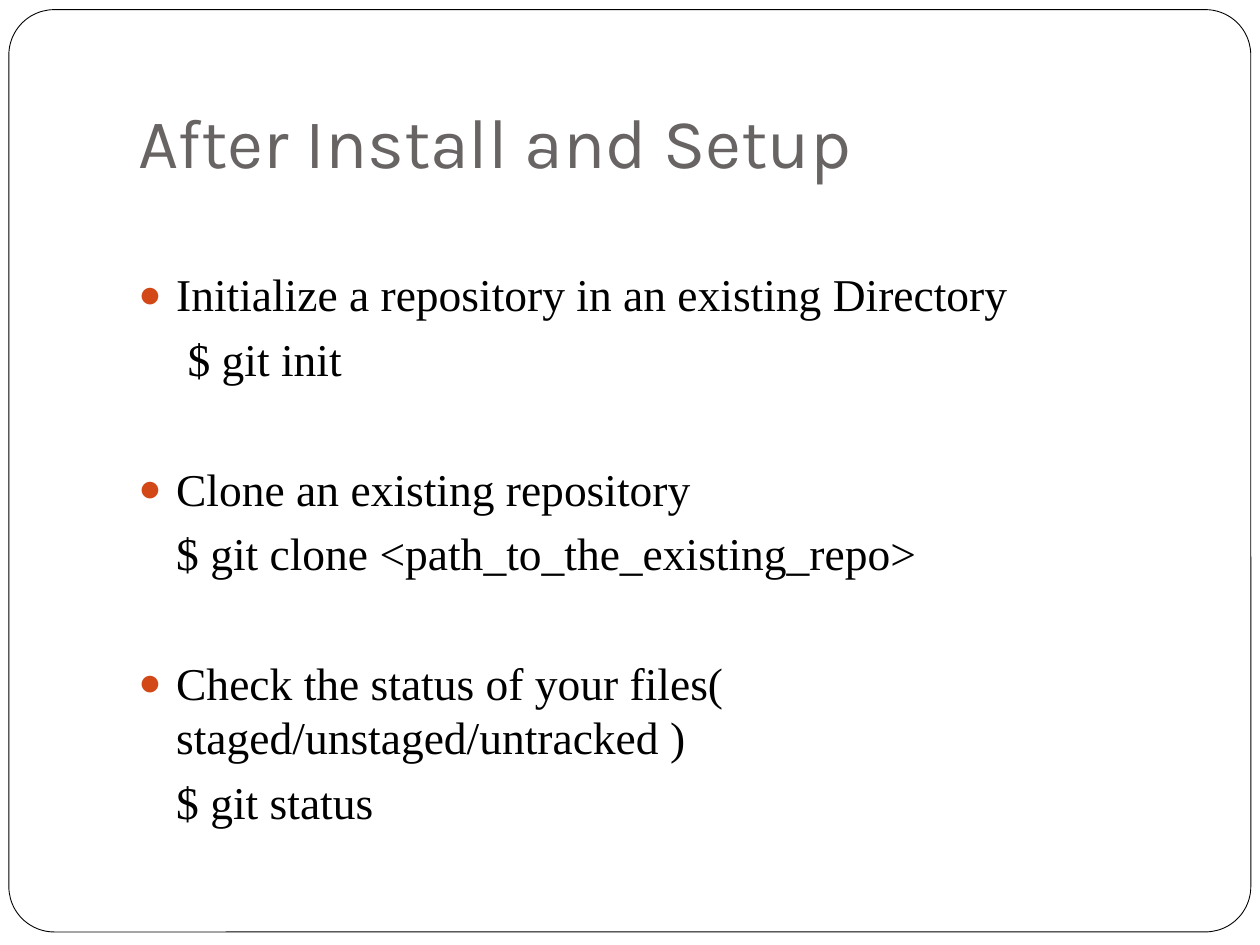
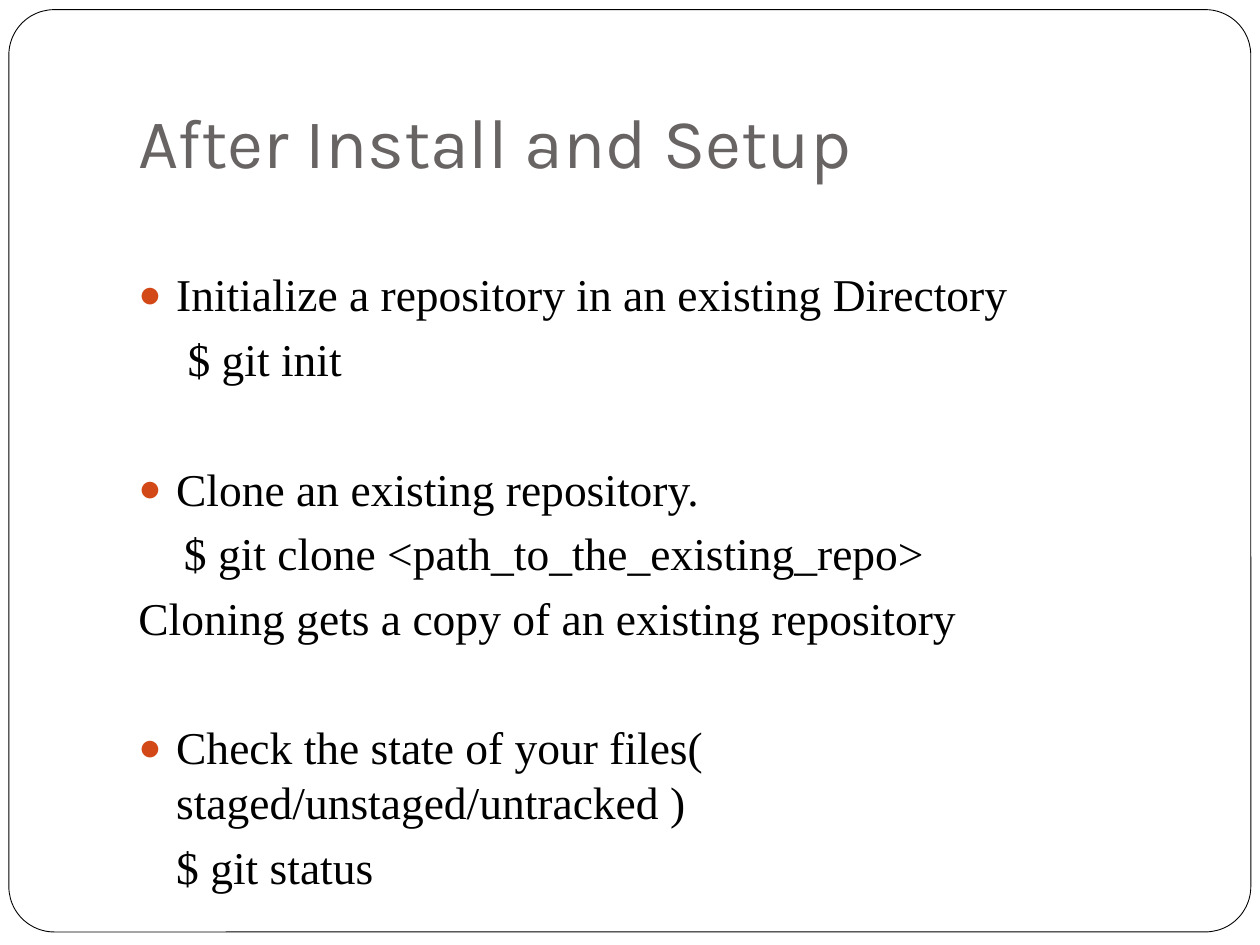
Before and after one commit to sowjumn/GITWWC, a slide deck: slide 6 of GIT.pptx (slide 5 before the commit). Drawn at 1260x945 pixels with LibreOffice and Linux fonts; fonts in the diff are those of the drawing. Boxes give left, top, right and bottom in pixels: in the first picture for what was removed or moved away, otherwise in the second. Text is boxed around its words. In the diff, an @@ line names an element or a change of style, - is before the commit and + after.

```diff
--- a/GIT.pptx
+++ b/GIT.pptx
@@ text at <box>176,474,699,515</box>: text changed @@
-● Clone an existing repository
+● Clone an existing repository.
@@ text at <box>218,538,923,579</box>: indent changed @@
@@ text at <box>138,603,955,828</box>: text changed @@
-● Check the status of your files( staged/unstaged/untracked )
+Cloning gets a copy of an existing repository
+● Check the state of your files( staged/unstaged/untracked )
```
Also in this commit, not shown: 3 other slides changed, 2 slides added.
